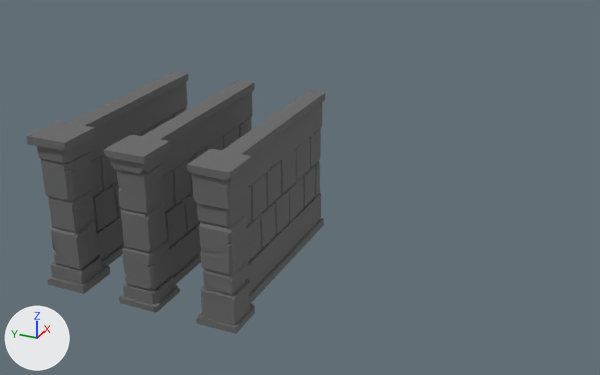
One commit to the Blender file ModularDungeon.blend: the scene before it, then after it.
Camera for both pictures: a camera (50 mm lens) standing at (-12.84, -2.3, 8.21) and looking at (2.06, 4.4, 0.76). Every picture has the same lights, and +X, +Y and +Z are marked at lower left. The older version comes first. The same objects are shown in both versions, whatever each file hides.

The scene before the commit, as lines of its bpy script (objects in view):
```python
me_cube_004 = bpy.data.meshes.new('Cube.004')
me_cube_004.from_pydata(...)  # 654 vertices, 539 faces; spans x -0.4..4.0, y -0.4..0.4, z -1.5..1.51
me_cube_004.materials.append(mat_grey)  # dark grey #686868
me_cube_005 = bpy.data.meshes.new('Cube.005')
me_cube_005.from_pydata(...)  # 554 vertices, 435 faces; spans x -0.39..4.0, y -0.4..0.38, z -1.5..1.52
me_cube_005.materials.append(mat_grey)  # dark grey #686868
me_cube_006 = bpy.data.meshes.new('Cube.006')
me_cube_006.from_pydata(...)  # 578 vertices, 499 faces; spans x -0.42..4.0, y -0.42..0.42, z -1.5..1.51
me_cube_006.materials.append(mat_grey)  # dark grey #686868
ob_pillar_1_001 = bpy.data.objects.new('Pillar 1.001', me_cube_005)
ob_pillar_1_001.location = (-2.0, 4.0, 1.5)
ob_pillar_2_001 = bpy.data.objects.new('Pillar 2.001', me_cube_004)
ob_pillar_2_001.location = (-2.0, 5.6, 1.5)
ob_pillar_3_001 = bpy.data.objects.new('Pillar 3.001', me_cube_006)
ob_pillar_3_001.location = (-2.0, 7.2, 1.5)
```
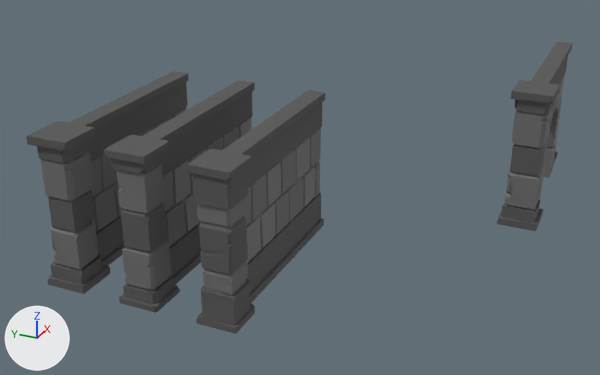
What differs and where, as boxes [x1, y1, x2, y2] in the pictures (600 x 375 px):
'Door', added
    after: [497, 42, 573, 231]
    faces in mat_grey (dark grey #565656): [497, 42, 573, 231]
    faces in mat_grey_light (dark grey #6d6d6d): [505, 82, 562, 210]
    faces in mat_grey_med (dark grey #686868): [539, 75, 565, 200]

The change in detail:
Material 'Grey Light' (mat_grey_light) is new.
Its base color is (0.153, 0.153, 0.153) (dark grey #6d6d6d).
Its roughness is 0.807.
Material 'Grey Med' (mat_grey_med) is new.
Its base color is (0.139, 0.139, 0.139) (dark grey #686868).
Mesh me_cube_007_1 is new.
It has 821 vertices, 718 faces and spans x -0.42..4.0, y -0.42..0.42, z -1.53..1.51.
Faces by material slot: [217, 355, 146].
It uses material mat_grey (dark grey #565656).
It uses material mat_grey_light (dark grey #6d6d6d).
It uses material mat_grey_med (dark grey #686868).
Object 'Door' (ob_door) is new; it shows me_cube_007_1.
Its location is (4.0, 0.0, 1.5).
